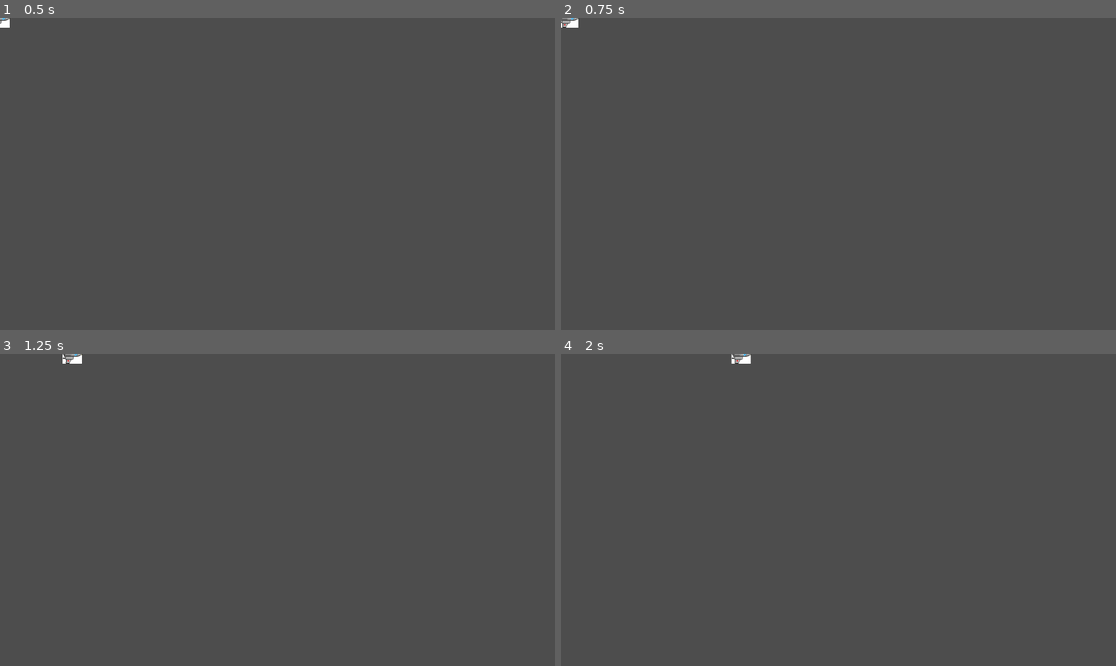
Above: before the commit, frames 1-4 (two rows, left to right).
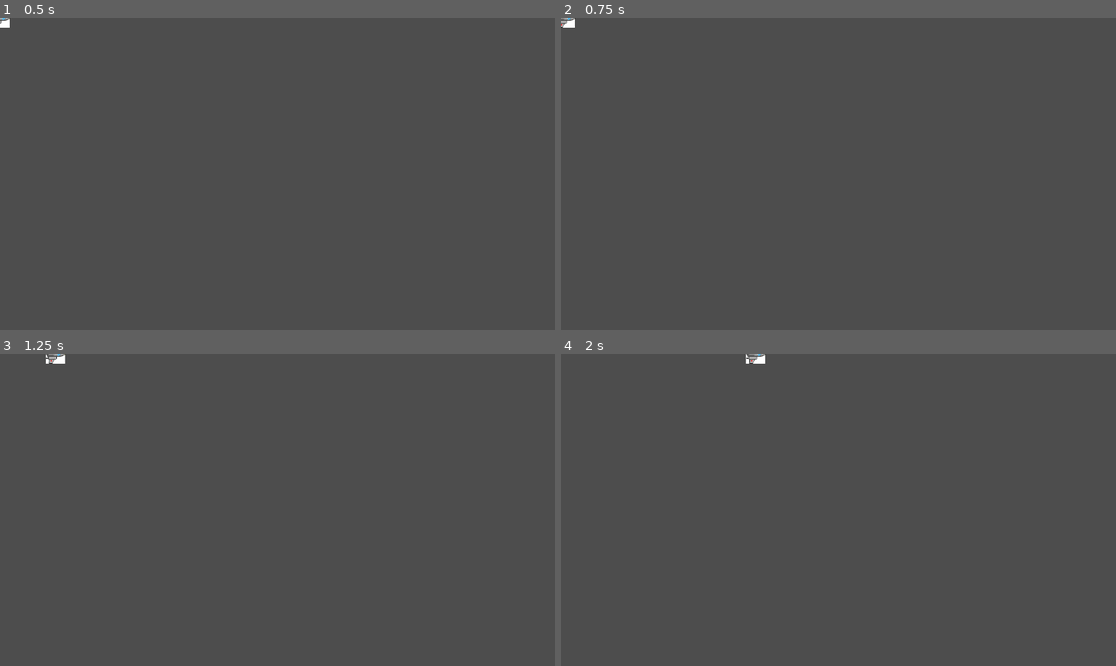
Above: after the commit, the same moments.

Repository: GreatSandwiches/Orbital-Obliteration
Game: Godot game, scene res://player1.tscn
The game is run twice, just before and just after one commit, with the same random seed, the same clock (stepped at 60 frames per second) and the same inputs.
Inputs:
- Up to frame 1 (0.5 s): no input
- Up to frame 2 (0.75 s): tap Enter at 0.5 s; hold Up (ui_up) from 0.53 s (still down)
- Up to frame 3 (1.25 s): keep holding Up (ui_up)
- Up to frame 4 (2 s): keep holding Up (ui_up)

Frame 1 is identical in both runs. In frame 2, less than 0.1% of the frame differs, in the area x 0-4%, y 0-4%; in frame 3, 0.2%, in the area x 8-15%, y 0-4%; in frame 4, 0.2%.

Commit message:
Working ship movement using vectors

Diff:
--- a/player1.gd
+++ b/player1.gd
@@ -1,33 +1,30 @@
 extends CharacterBody2D
 
 var speed = 10000
-var acceleration = 0.3
-var shipvelocity = 0.0
-var shipvelocityX = 0
-var shipvelocityY = 0
-var friction = 0
+var acceleration = 0
 var target_rotation = 0
-var shipvector = 0
+var shipvector = Vector2(0,0)
+var shipvectorforward = Vector2(0,0)
+var shipvectorbackward = Vector2(0,0)
 # Called when the node enters the scene tree for the first time.
 func _ready():
 	pass # Replace with function body.
 
 # Called every frame. 'delta' is the elapsed time since the previous frame.
 func _process(delta):
-	#friction calculation based off velocity
-	friction = pow(2, (shipvelocity - 8)) - pow(2, -8)
-	shipvelocity -= friction
-	#moves ship forward constantly based off shipvelocity
-	shipvector = transform.x * 3000 * shipvelocity * delta
+	#outputs ship velocity by adding acceleration subtracted by friction
+	shipvectorforward = Vector2(transform.x * 500 * acceleration * delta)
+	shipvector += shipvectorforward - shipvectorbackward
+	#claculates friction vector
+	shipvectorbackward.x = 0.0000001 * (pow((shipvector.x), 3))
+	shipvectorbackward.y = 0.0000001 * (pow((shipvector.y), 3))
+
 	velocity = shipvector
 	# Movement input
 	if Input.is_action_pressed("ui_up"):
-		shipvelocity += acceleration
-	elif Input.is_action_pressed("ui_down"):
-		pass
-		#shipvelocity -= acceleration
-
-
+		acceleration = 1
+	else:
+		acceleration = 0
 	# Rotation input
 	if Input.is_action_pressed("ui_left"):
 		target_rotation -= 0.1
@@ -39,6 +36,7 @@
 
 	# Print the current rotation in degrees
 	#print(rad_to_deg(rotation))
-	print(shipvelocity)
+
+	print(shipvector)
 	# Apply velocity and move the character
 	move_and_slide()
